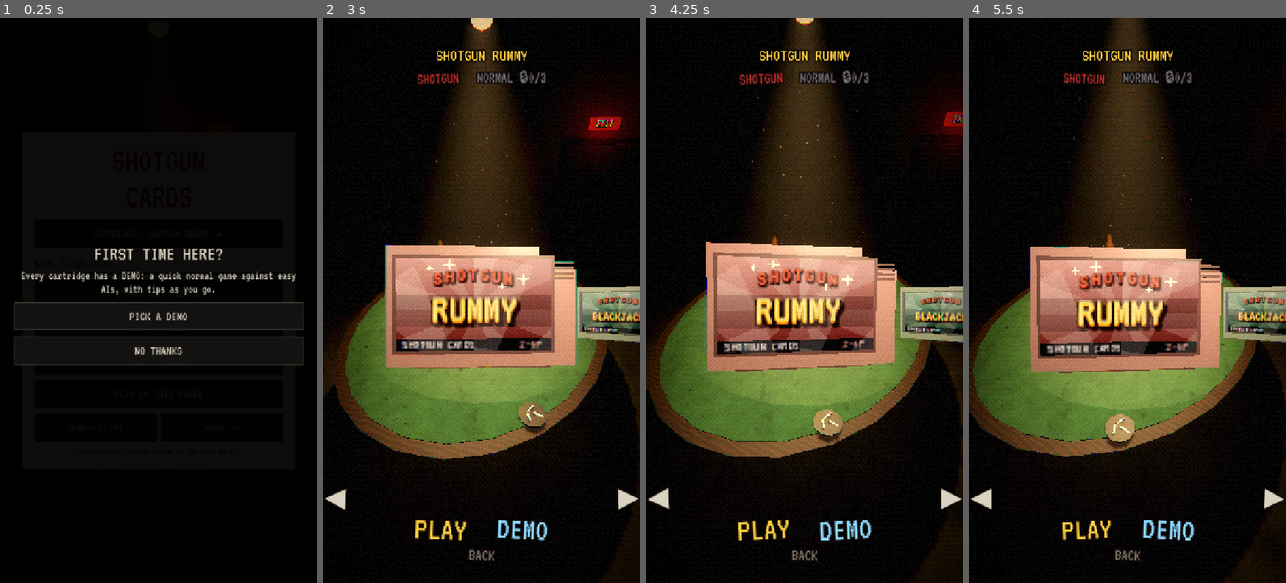
Above: before the commit, frames 1-4 (left to right).
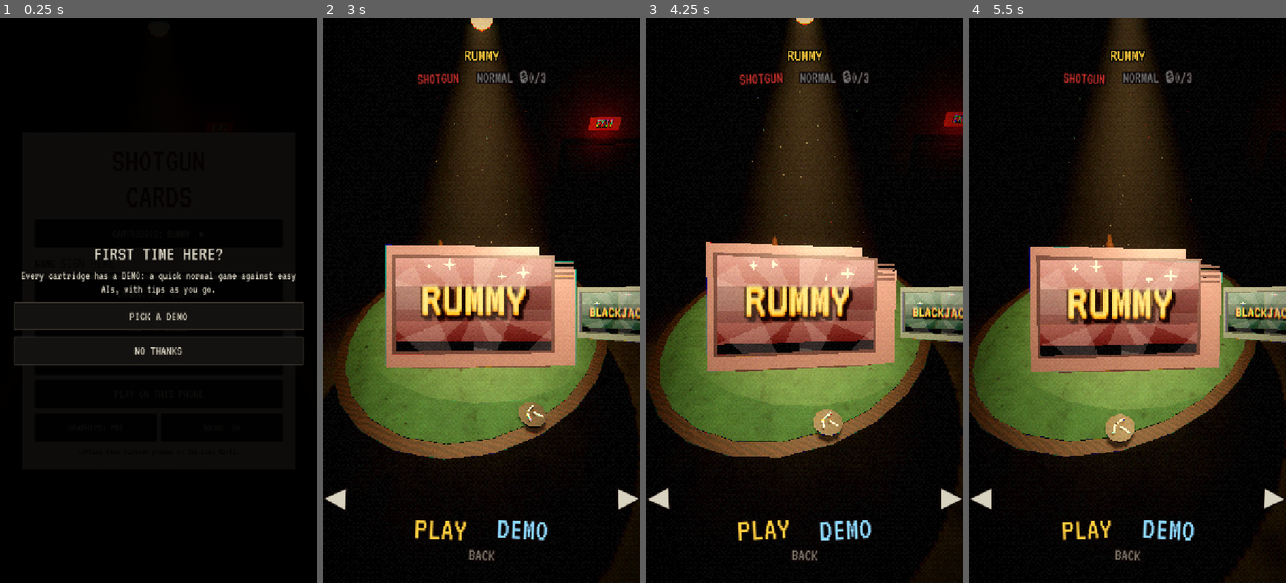
Above: after the commit, the same moments.

Repository: Domnish420/ShotGunRummy
Game: Godot game, scene res://scenes/main.tscn
Same seed, same stepped clock (60 frames per second), same inputs: the game is played once before the commit and once after it.
Inputs (mouse positions are in pixels of both pictures, inside the frame that each line leads up to):
- Up to frame 1 (0.25 s): no input
- Up to frame 2 (3 s): click (494, 260) at 0.52 s; type "12" at 0.6 s; click "CARTRIDGES: SHOTGUN RUMMY ▸" (after the commit: "CARTRIDGES: RUMMY ▸") at 1.25 s; click "CHARACTER: CUSTOM" at 2 s; click "HOST A LOBBY" at 2.75 s
- Up to frame 3 (4.25 s): click "SHOTGUN" at 3.5 s
- Up to frame 4 (5.5 s): click "PLAY" at 4.25 s; click "BACK" at 5 s

The runs differ from the first frame. In frame 2, 4.9% of the frame differs, in the area x 22-100%, y 5-59%; in frame 3, 5.0%; in frame 4, 5.0%, in the area x 22-100%, y 5-60%.

Commit message:
Cartridges and menus just say the game's name
Shotgun Cards already says the rest: the cartridge labels are only the
game's name now (no SHOTGUN arched over it, no strip text), and menus,
results and the README call the games Rummy, Blackjack, Go Fish and so on.

Co-Authored-By: Claude Opus 5.5 <noreply@anthropic.com>
Claude-Session: https://claude.ai/code/session_015nnBoRhSXVPJ4niPdnQtii

Diff:
--- a/scripts/core/games.gd
+++ b/scripts/core/games.gd
@@ -39,8 +39,10 @@
 	return LIST.has(kind)
 
 
+## A game's name, as it's shown everywhere ("Shotgun Cards" already says
+## the rest).
 static func title(kind: String) -> String:
-	return "SHOTGUN " + str(LIST.get(kind, {"name": "?"})["name"])
+	return label(kind)
 
 
 static func label(kind: String) -> String:
--- a/scripts/three/cartridge_art.gd
+++ b/scripts/three/cartridge_art.gd
@@ -1,5 +1,5 @@
 extends Node
-## The cartridge labels: each game's title drawn like an early-2000s
+## The cartridge labels: each game's name drawn like an early-2000s
 ## handheld game logo (a chunky bevelled name with a fat outline and drop
 ## shadow, a sunburst behind it, sparkles), drawn small and blown up with
 ## crisp pixels. Built once at startup in a SubViewport, like the card faces.
@@ -40,22 +40,12 @@
 			var a1 := TAU * (i + 1) / 16.0
 			draw_colored_polygon(PackedVector2Array([c, c + Vector2(cos(a0), sin(a0)) * w, c + Vector2(cos(a1), sin(a1)) * w]), Color(1, 1, 1, 0.12))
 		# a band behind the name
-		draw_rect(Rect2(0, h * 0.4, w, h * 0.34), Color(0, 0, 0, 0.25))
-		# "SHOTGUN" in red, bouncing along an arc
-		var top := "SHOTGUN"
-		var x := w * 0.5 - top.length() * 6.0
-		for i in range(top.length()):
-			var y := h * 0.3 - sin(PI * (i + 0.5) / top.length()) * 6.0
-			var ch := top.substr(i, 1)
-			draw_string_outline(font, Vector2(x + 1, y + 1), ch, HORIZONTAL_ALIGNMENT_LEFT, -1, 22, 6, Color(0, 0, 0, 0.8))
-			draw_string(font, Vector2(x, y), ch, HORIZONTAL_ALIGNMENT_LEFT, -1, 22, Color(0.95, 0.2, 0.12))
-			draw_string(font, Vector2(x, y - 1), ch, HORIZONTAL_ALIGNMENT_LEFT, -1, 22, Color(1.0, 0.55, 0.4, 0.6))
-			x += 12.0
+		draw_rect(Rect2(0, h * 0.3, w, h * 0.38), Color(0, 0, 0, 0.25))
 		# the name: shadow, fat outline, orange body, gold bevel on top
 		var name_text: String = Games.label(kind)
-		var fs := 44 if name_text.length() <= 6 else (36 if name_text.length() <= 8 else 30)
+		var fs := 54 if name_text.length() <= 6 else (42 if name_text.length() <= 8 else 34)
 		var tw := font.get_string_size(name_text, HORIZONTAL_ALIGNMENT_LEFT, -1, fs).x
-		var p := Vector2((w - tw) * 0.5, h * 0.7)
+		var p := Vector2((w - tw) * 0.5, h * 0.62)
 		draw_string_outline(font, p + Vector2(3, 3), name_text, HORIZONTAL_ALIGNMENT_LEFT, -1, fs, 8, Color(0, 0, 0, 0.7))
 		draw_string_outline(font, p, name_text, HORIZONTAL_ALIGNMENT_LEFT, -1, fs, 8, Color(0.08, 0.03, 0.02))
 		draw_string(font, p, name_text, HORIZONTAL_ALIGNMENT_LEFT, -1, fs, Color(1.0, 0.5, 0.08))
@@ -65,14 +55,12 @@
 		var rng := RandomNumberGenerator.new()
 		rng.seed = hash(kind) + 3
 		for i in range(4):
-			var s := Vector2(rng.randf_range(8, w - 8), rng.randf_range(6, h * 0.45))
+			var s := Vector2(rng.randf_range(8, w - 8), rng.randf_range(6, h * 0.28))
 			var r := rng.randf_range(2.5, 4.5)
 			draw_colored_polygon(PackedVector2Array([s + Vector2(0, -r * 2), s + Vector2(r * 0.4, 0), s + Vector2(0, r * 2), s + Vector2(-r * 0.4, 0)]), Color(1, 1, 0.85))
 			draw_colored_polygon(PackedVector2Array([s + Vector2(-r * 2, 0), s + Vector2(0, r * 0.4), s + Vector2(r * 2, 0), s + Vector2(0, -r * 0.4)]), Color(1, 1, 0.85))
-		# the strip along the bottom
-		draw_rect(Rect2(0, h - 13, w, 13), Color(0.06, 0.06, 0.08))
-		draw_string(font, Vector2(6, h - 3), "SHOTGUN CARDS", HORIZONTAL_ALIGNMENT_LEFT, -1, 14, Color(0.8, 0.8, 0.85))
-		draw_string(font, Vector2(w - 34, h - 3), "2-6P", HORIZONTAL_ALIGNMENT_LEFT, -1, 14, col.lightened(0.5))
+		# a plain strip along the bottom, like the old carts
+		draw_rect(Rect2(0, h - 10, w, 10), Color(0.06, 0.06, 0.08))
 
 
 func build() -> void:
Not shown, changed: README.md
